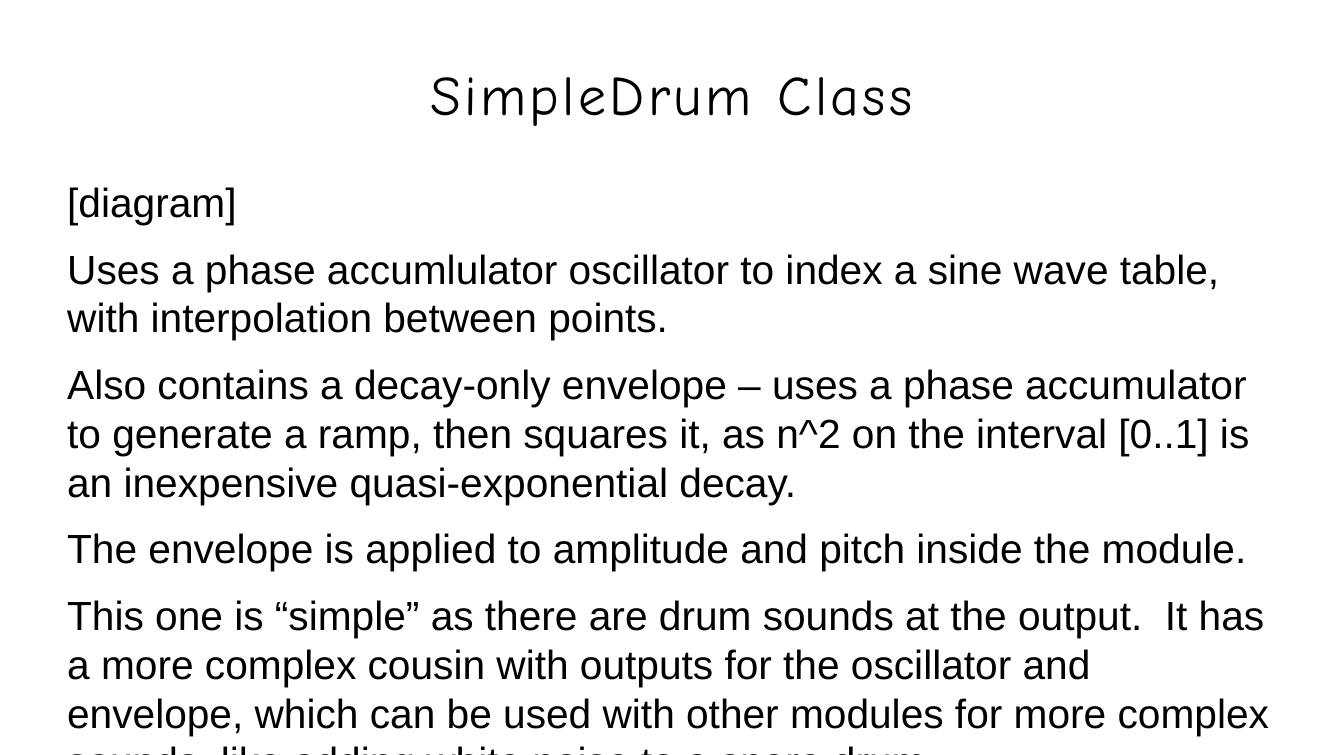
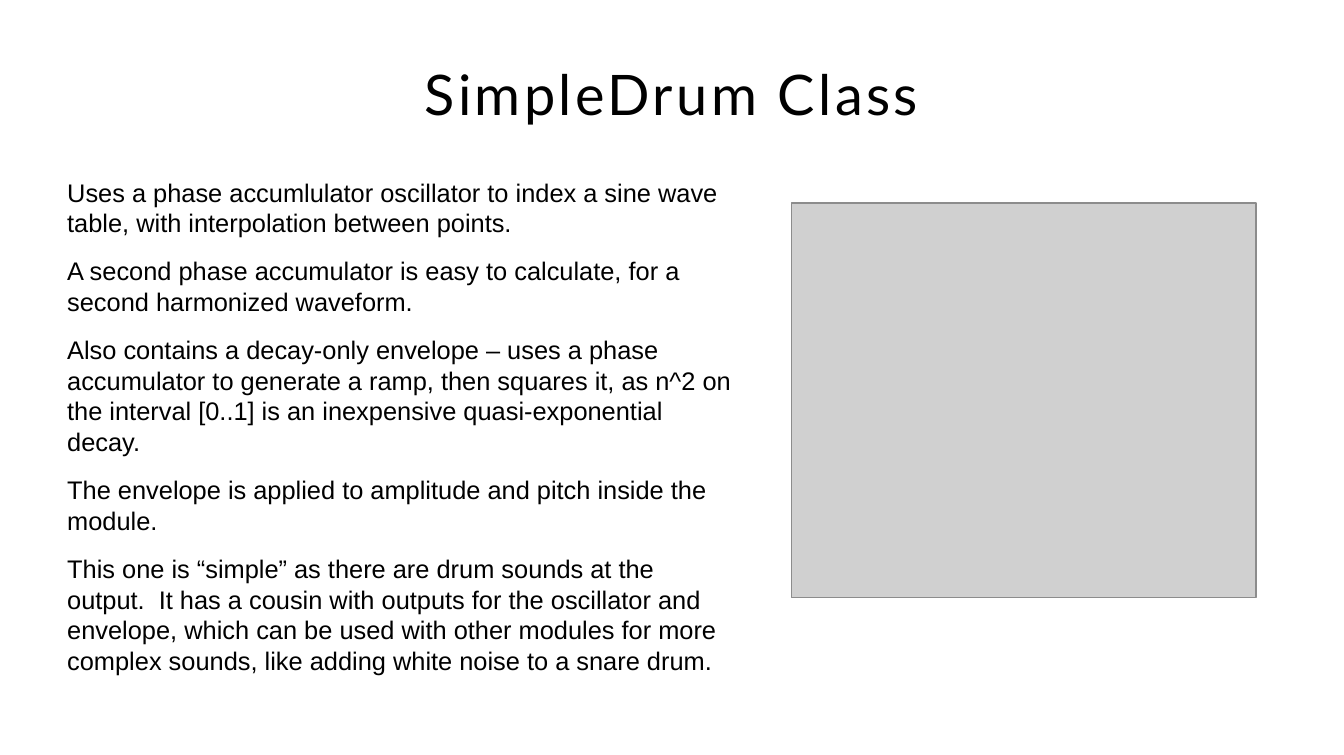
Before and after one commit to Jacquot-SFE/Teensy-synth-platform, a slide deck: slide 16 of presentation/slides/teensy-synthesis.odp (slide 17 before the commit). Drawn at 1344x755 pixels with LibreOffice and Linux fonts; fonts in the diff are those of the drawing; grey boxes stand for pictures; background and template pictures are left out. Boxes give left, top, right and bottom in pixels: in the first picture for what was removed or moved away, otherwise in the second. Text is boxed around its words. In the diff, an @@ line names an element or a change of style, - is before the commit and + after.

```diff
--- a/presentation/slides/teensy-synthesis.odp
+++ b/presentation/slides/teensy-synthesis.odp
@@ title "SimpleDrum Class" at <box>425,73,918,125</box>: font Comic Neue to Lato @@
@@ text at <box>67,187,236,225</box>: paragraph removed @@
-[diagram]
@@ text at <box>67,183,731,531</box>: size 24 to 15 pt in "Uses a phase accumlulator oscillator to index ...", "Also contains a decay-only envelope – uses ...", "The envelope is applied to amplitude and ..." @@
@@ picture added at <box>792,202,1256,598</box> @@
@@ text at <box>67,261,679,312</box>: paragraph added @@
+A second phase accumulator is easy to calculate, for a second harmonized waveform.
@@ text at <box>67,559,716,675</box>: text changed; size 24 to 15 pt @@
-This one is “simple” as there are drum sounds at the output. It has a more complex cousin with outputs for the oscillator and envelope, which can be used with other modules for more complex sounds, like adding white noise to a snare drum.
+This one is “simple” as there are drum sounds at the output. It has a cousin with outputs for the oscillator and envelope, which can be used with other modules for more complex sounds, like adding white noise to a snare drum.
```
Also in this commit, not shown: 27 other slides changed, 1 slide added, 11 other files.
